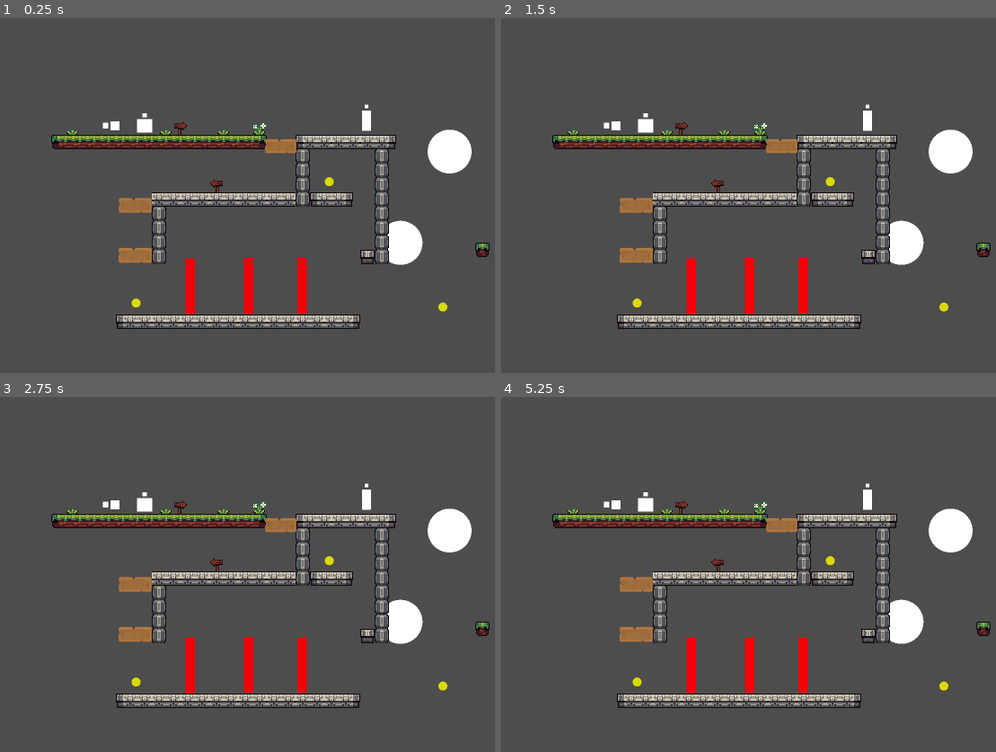
Above: before the commit, frames 1-4 (two rows, left to right).
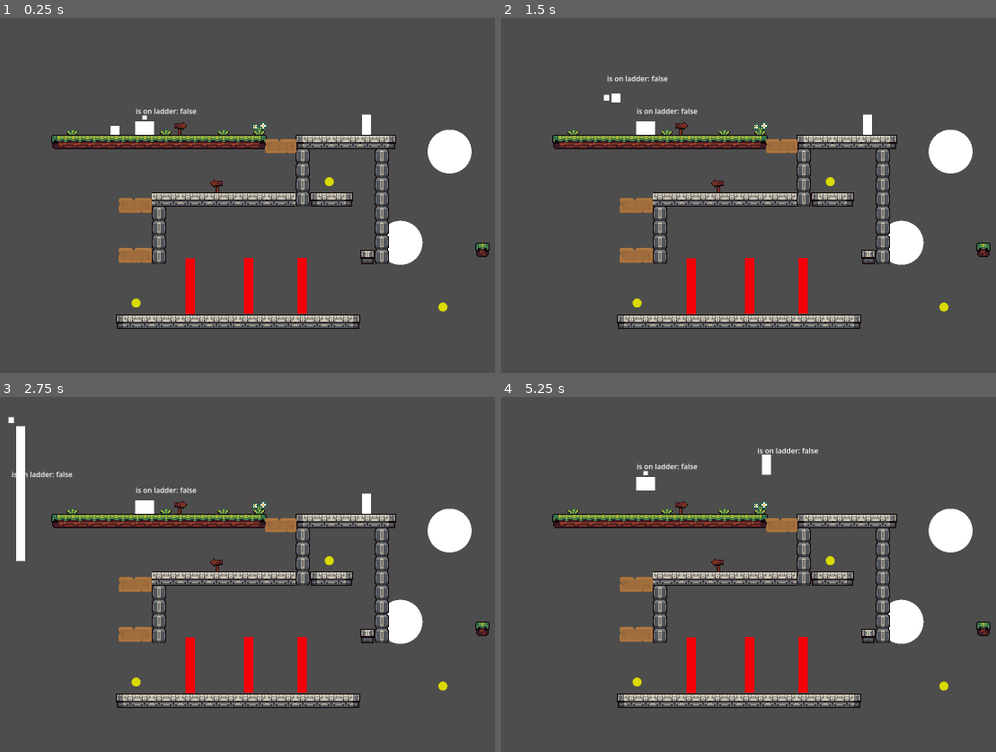
Above: after the commit, the same moments.

Repository: sighyuel/The-Cursed-Little-Pigs
Game: Godot game, scene res://test-stuff/levels/test-level.tscn
Two runs of this game, one before a commit and one after it. Both use one fixed random seed, a clock stepped at 60 frames per second and the inputs below.
Inputs:
- Up to frame 1 (0.25 s): no input
- Up to frame 2 (1.5 s): tap Enter at 0.5 s; hold C (Right Bumper) from 0.53 s (still down); tap Space (A) at 0.6, 1.25 s; tap Up (ui_up) at 0.77 s; tap Z (B) at 1.35 s
- Up to frame 3 (2.75 s): tap Up (ui_up) at 1.52 s; tap Enter at 2 s; release C (Right Bumper) at 2.03 s; hold Left (ui_left) from 2.03 s (still down); hold X (Y) from 2.03 s (still down)
- Up to frame 4 (5.25 s): release Left (ui_left) at 2.78 s; release X (Y) at 2.78 s; hold C (Right Bumper) 2.78-4.28 s; tap Space (A) at 2.85, 5.1 s; tap Up (ui_up) at 3.02, 3.77, 4.52 s; tap Z (B) at 3.6 s; hold Left (ui_left) 4.28-5.03 s; tap X (Y) at 4.35 s; hold C (Right Bumper) from 5.03 s (still down)

The runs differ from the first frame. In frame 1, 0.3% of the frame differs, in the area x 20-75%, y 24-33%; in frame 2, 0.5%; in frame 3, 1.2%, in the area x 1-75%, y 5-47%; in frame 4, 0.8%.
Error before the commit: Parse Error: Could not resolve super class inheritance from "character". (res://scripts/Characters/perry.gd:1)

Commit message:
Fix Merging Conflicts

Diff:
--- a/test-project/scripts/Classes/character_class.gd
+++ b/test-project/scripts/Classes/character_class.gd
@@ -21,8 +21,6 @@
 var max_sprite_height = 300
 var tree_reset_height = 100
 var glide = .0001
-var max_height = 7
-var max_sprite_height = 150
 var gravity: int = ProjectSettings.get_setting("physics/2d/default_gravity")
 var move_dir = 0.0
 var tree_mode_activated = false
@@ -31,7 +29,6 @@
 var wind_velocity: Vector2 = Vector2.ZERO
 var on_ladder: bool = false
 var coin_counter = 0
-var tree_reset_height = 60
 @onready var ladder_detection_ray: RayCast2D = $ladder_detect_ray
 var _on_ladder : bool = false
 var _ladder_x_pos : float
Not shown: 2 places in test-project/test-stuff/levels/test-level.tscn that only renumber resources
Not shown, changed: .DS_Store
